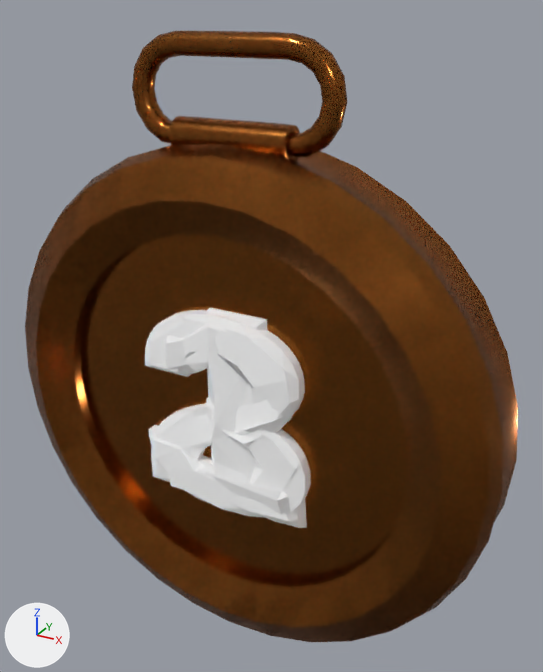
A saved change to the glTF model public/assets/models/medals.glb.
Before and after are seen from a 50 mm camera at (0.467, -0.764, 0.851) aimed at (0.03, 0.031, 0.453). The lights are fixed; the arrows at lower left show +X, +Y and +Z. Vertices at the same position are counted once.

In view in the first picture: 'bronze', 'gold', 'silver'.
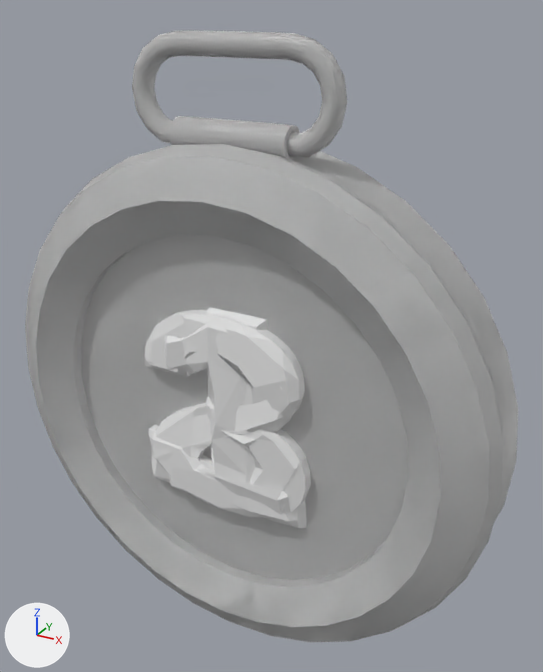
Patch to the scene script:
```diff
--- a/public/assets/models/medals.glb.py
+++ b/public/assets/models/medals.glb.py
@@ me_circle_007 @@
 me_circle_007.from_pydata(...)  # 1289 vertices, 2282 faces; spans x -0.346..0.356, y -0.085..0.083, z -0.366..0.451
 # used by ob_silver; location = (0.0, 0.0, 0.374)
+# me_circle_007 part 1: 1796 faces spanning x -0.346..0.356, y -0.085..0.083, z -0.366..0.451 switch from mat_material_002 (light grey #c0c0c0) to no material
+# me_circle_007 part 2: 486 faces spanning x -0.143..0.142, y -0.07..0.075, z -0.209..0.17 switch from mat_corps_003 (white #ffffff) to no material
@@ me_circle_014 @@
 me_circle_014.from_pydata(...)  # 1241 vertices, 2216 faces; spans x -0.346..0.356, y -0.085..0.083, z -0.366..0.451
 # used by ob_gold; location = (0.0, 0.0, 0.374)
-me_circle_014.materials.append(mat_material_001)  # yellow #ffc125
+# me_circle_014 part 3: all 420 faces that had it switch from mat_diamant (white #ffffff) to no material
@@ me_circle_019 @@
 me_circle_019.from_pydata(...)  # 1252 vertices, 2247 faces; spans x -0.346..0.356, y -0.085..0.083, z -0.366..0.451
 # used by ob_bronze; location = (0.0, 0.0, 0.374)
+# me_circle_019 part 4: 451 faces spanning x -0.143..0.142, y -0.069..0.075, z -0.209..0.17 switch from mat_corps_002 (white #ffffff) to no material
+# me_circle_019 part 5: 1796 faces spanning x -0.346..0.356, y -0.085..0.083, z -0.366..0.451 switch from mat_material_003 (orange #b87333) to no material
```

Boxes (x1, y1, x2, y2) around the edits, measured in the pictures (543 x 672 px):
part 1 of me_circle_007, recoloured
    after: (25, 31, 518, 642)
part 2 of me_circle_007, recoloured (white to grey)
    both: (145, 317, 293, 515)
part 3 of me_circle_014, recoloured (white to grey)
    both: (162, 308, 307, 528)
part 4 of me_circle_019, recoloured (white to grey)
    both: (146, 310, 311, 517)
part 5 of me_circle_019, recoloured
    before: (25, 31, 518, 642)
